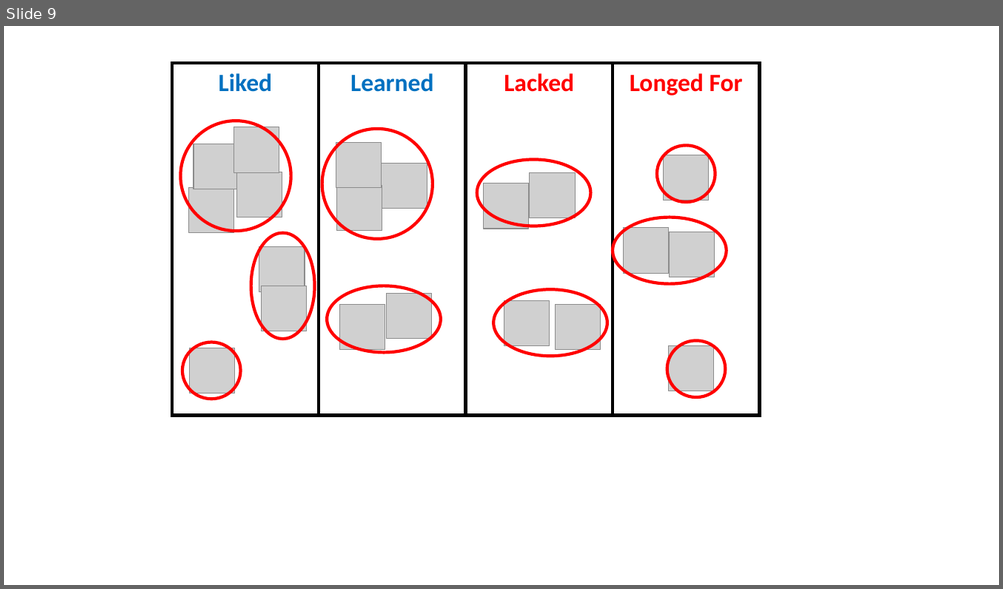
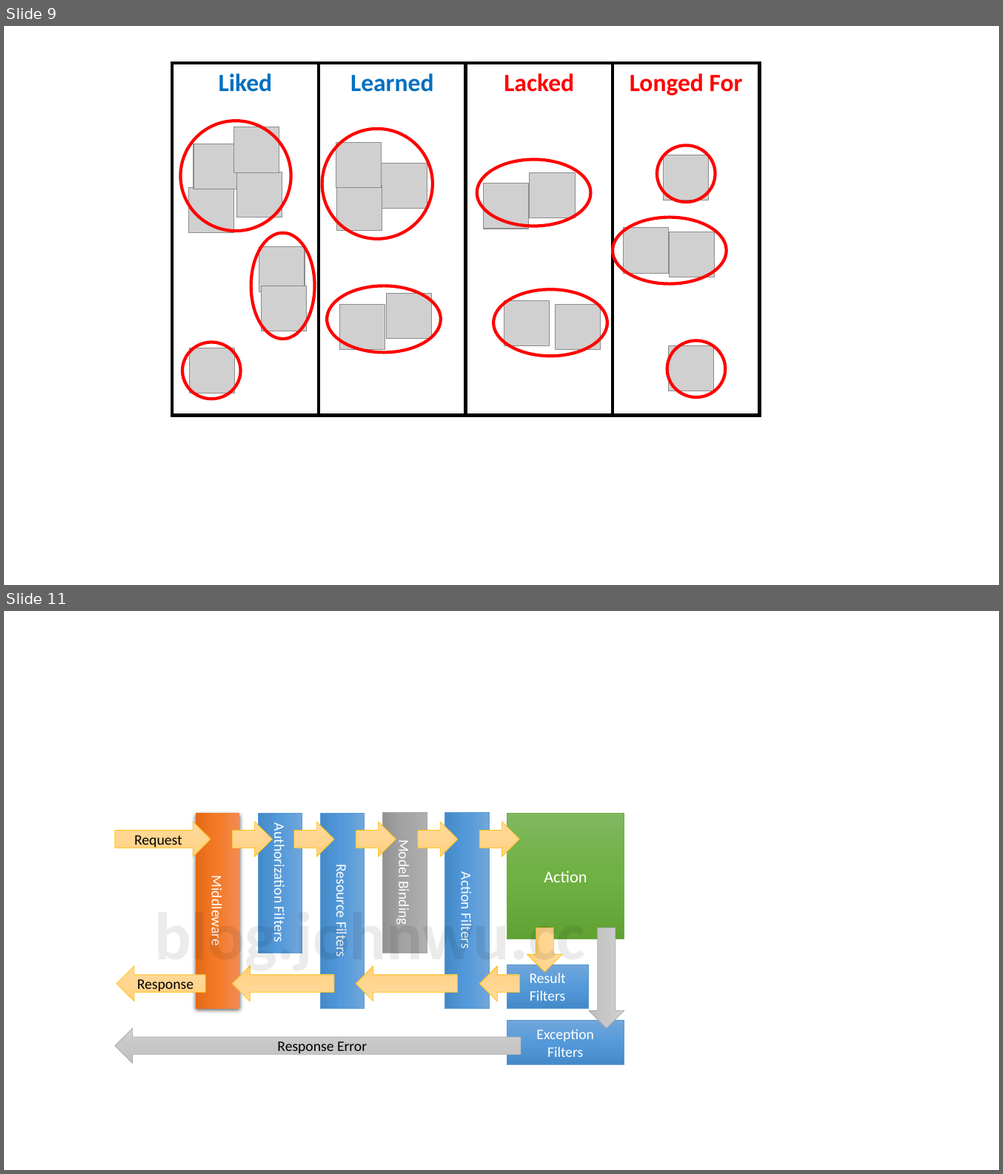
Before and after one commit to johnwu1114/blog-johnwu-cc, a slide deck: source/_assets/Blog動畫.pptx. Shown one above the other, each under a label of ours: slide 9 before the commit, slides 9 and 11 after it; the slides between them are not shown. The pictures are 1003x589 and 1003x1174 pixels, drawn with LibreOffice and Linux fonts; fonts in the diff are those of the drawing; grey boxes stand for pictures. Boxes give left, top, right and bottom in pixels: in the first picture for what was removed or moved away, otherwise in the second. Text is boxed around its words. In the diff, an @@ line names an element or a change of style, - is before the commit and + after.

```diff
--- a/source/_assets/Blog動畫.pptx
+++ b/source/_assets/Blog動畫.pptx
@@ slide 11 added at bbox=[4, 611, 999, 1170], background #FFFFFF @@
@@ right arrow added at bbox=[115, 821, 210, 857], fill gradient #FFDB9E to #FFD590 to #FFD07C, outline #FFC000 0.5 pt, 14 pt, text #000000 @@
+Request
@@ rectangle added at bbox=[196, 814, 239, 1009], fill gradient #F18C57 to #F67B28 to #E56C19, 14 pt, text #FFFFFF @@
+Middleware
@@ right arrow added at bbox=[233, 821, 273, 857], fill gradient #FFDB9E to #FFD590 to #FFD07C, outline #FFC000 0.5 pt @@
@@ rectangle added at bbox=[258, 813, 301, 953], fill gradient #71A6DB to #559BDB to #448ACA, outline #5B9BD5 0.5 pt, 14 pt, text #FFFFFF @@
+Authorization Filters
@@ right arrow added at bbox=[294, 821, 335, 857], fill gradient #FFDB9E to #FFD590 to #FFD07C, outline #FFC000 0.5 pt @@
@@ rectangle added at bbox=[320, 814, 364, 1009], fill gradient #71A6DB to #559BDB to #448ACA, outline #5B9BD5 0.5 pt, 14 pt, text #FFFFFF @@
+Resource Filters
@@ right arrow added at bbox=[356, 821, 396, 857], fill gradient #FFDB9E to #FFD590 to #FFD07C, outline #FFC000 0.5 pt @@
@@ rectangle added at bbox=[383, 813, 427, 953], fill gradient #AFAFAF to #A5A5A5 to #939393, outline #A5A5A5 0.5 pt, 14 pt, text #FFFFFF @@
+Model Binding
@@ right arrow added at bbox=[418, 821, 458, 857], fill gradient #FFDB9E to #FFD590 to #FFD07C, outline #FFC000 0.5 pt @@
@@ rectangle added at bbox=[445, 812, 489, 1008], fill gradient #71A6DB to #559BDB to #448ACA, outline #5B9BD5 0.5 pt, 14 pt, text #FFFFFF @@
+Action Filters
@@ right arrow added at bbox=[479, 821, 520, 857], fill gradient #FFDB9E to #FFD590 to #FFD07C, outline #FFC000 0.5 pt @@
@@ rectangle added at bbox=[507, 813, 624, 940], fill gradient #81B861 to #6FB242 to #62A336, outline #70AD47 0.5 pt, 16 pt, text #FFFFFF @@
+Action
@@ title added at bbox=[154, 903, 585, 977], 66 pt, text #000000 at 8% opacity, bold @@
+blog.johnwu.cc
@@ right arrow added at bbox=[527, 928, 562, 972], fill gradient #FFDB9E to #FFD590 to #FFD07C, outline #FFC000 0.5 pt @@
@@ right arrow added at bbox=[589, 928, 624, 1029], fill gradient #D2D2D2 to #C8C8C8 to #C0C0C0, outline #A5A5A5 0.5 pt @@
@@ rectangle added at bbox=[507, 965, 589, 1008], fill gradient #71A6DB to #559BDB to #448ACA, outline #5B9BD5 0.5 pt, 14 pt, text #FFFFFF @@
+Result Filters
@@ right arrow added at bbox=[116, 966, 205, 1001], fill gradient #FFDB9E to #FFD590 to #FFD07C, outline #FFC000 0.5 pt, 14 pt, text #000000 @@
+Response
@@ right arrow added at bbox=[233, 966, 335, 1001], fill gradient #FFDB9E to #FFD590 to #FFD07C, outline #FFC000 0.5 pt @@
@@ right arrow added at bbox=[356, 966, 458, 1001], fill gradient #FFDB9E to #FFD590 to #FFD07C, outline #FFC000 0.5 pt @@
@@ right arrow added at bbox=[479, 966, 520, 1001], fill gradient #FFDB9E to #FFD590 to #FFD07C, outline #FFC000 0.5 pt @@
@@ right arrow added at bbox=[115, 1029, 521, 1064], fill gradient #D2D2D2 to #C8C8C8 to #C0C0C0, outline #A5A5A5 0.5 pt, 14 pt, text #000000 @@
+Response Error
@@ rectangle added at bbox=[507, 1021, 624, 1065], fill gradient #71A6DB to #559BDB to #448ACA, outline #5B9BD5 0.5 pt, 14 pt, text #FFFFFF @@
+Exception
+Filters
```
Also in this commit, not shown: 1 slide changed, 7 other files.
